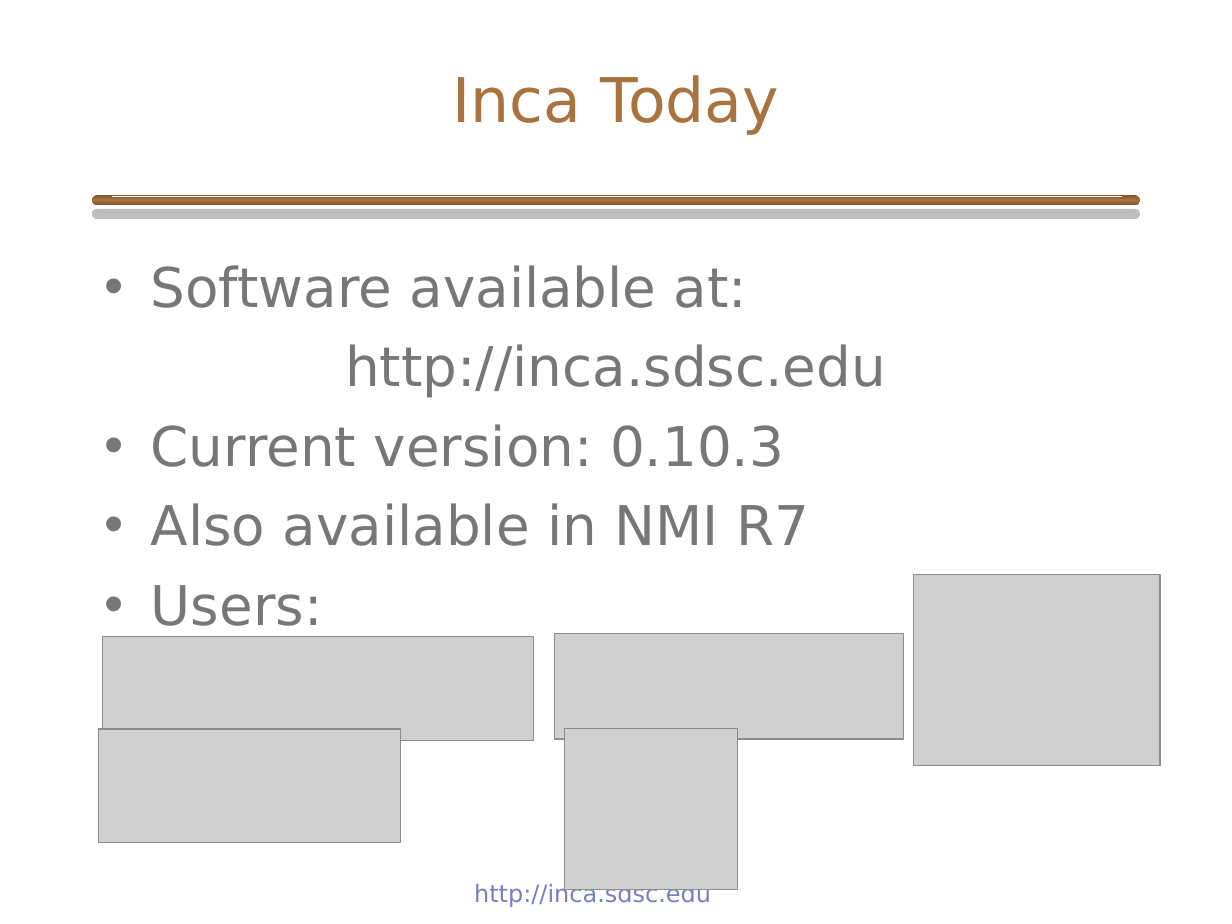
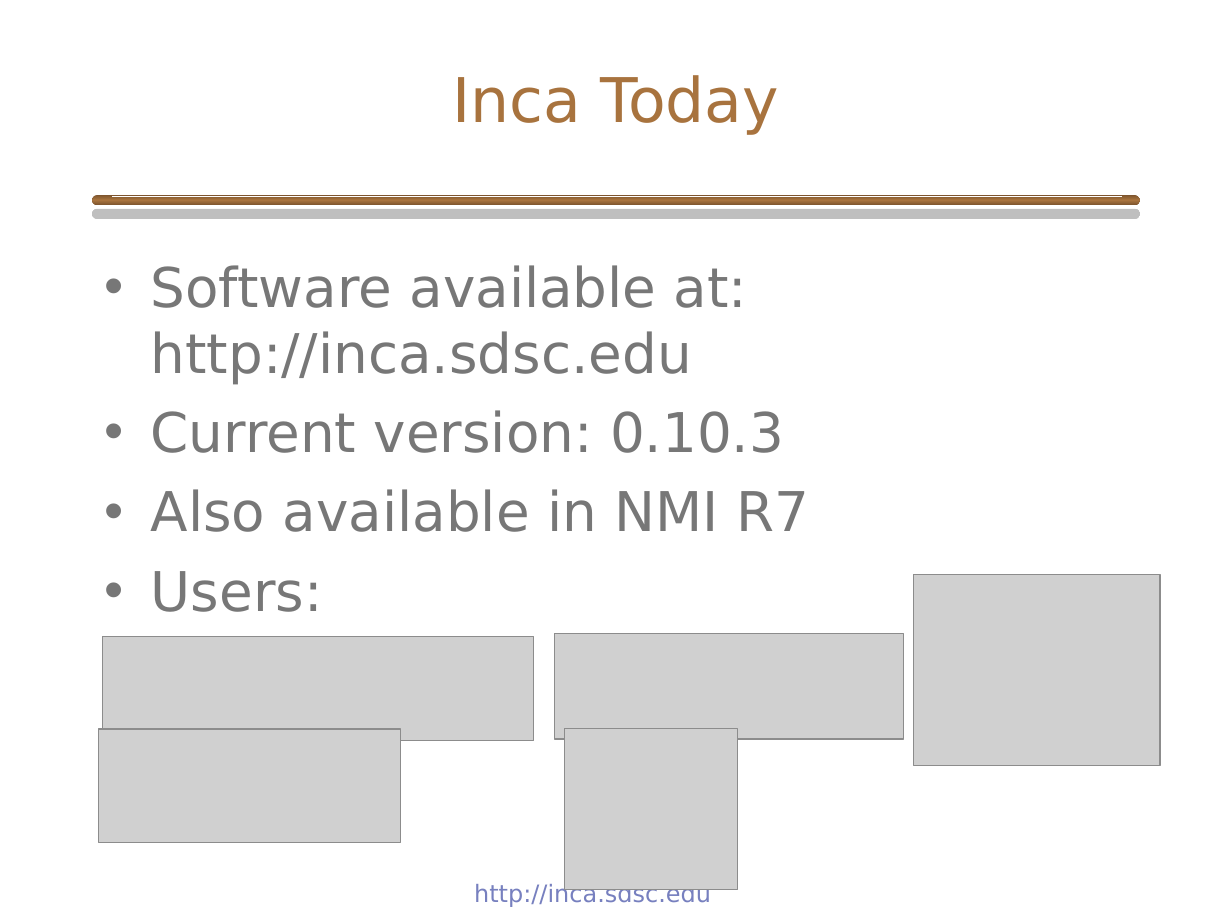
Before and after one commit to IncaProject/inca-xsede, a slide deck: slide 12 of talks/inca_sc05.ppt (slide 19 before the commit). Drawn at 1232x924 pixels with LibreOffice and Linux fonts; fonts in the diff are those of the drawing; grey boxes stand for pictures; background and template pictures are left out. Boxes give left, top, right and bottom in pixels: in the first picture for what was removed or moved away, otherwise in the second. Text is boxed around its words. In the diff, an @@ line names an element or a change of style, - is before the commit and + after.

```diff
--- a/talks/inca_sc05.ppt
+++ b/talks/inca_sc05.ppt
@@ text at <box>151,265,747,384</box>: text changed @@
-• Software available at:
-http://inca.sdsc.edu
+• Software available at: http://inca.sdsc.edu
```
Also in this commit, not shown: 11 other slides changed, 2 slides added.
